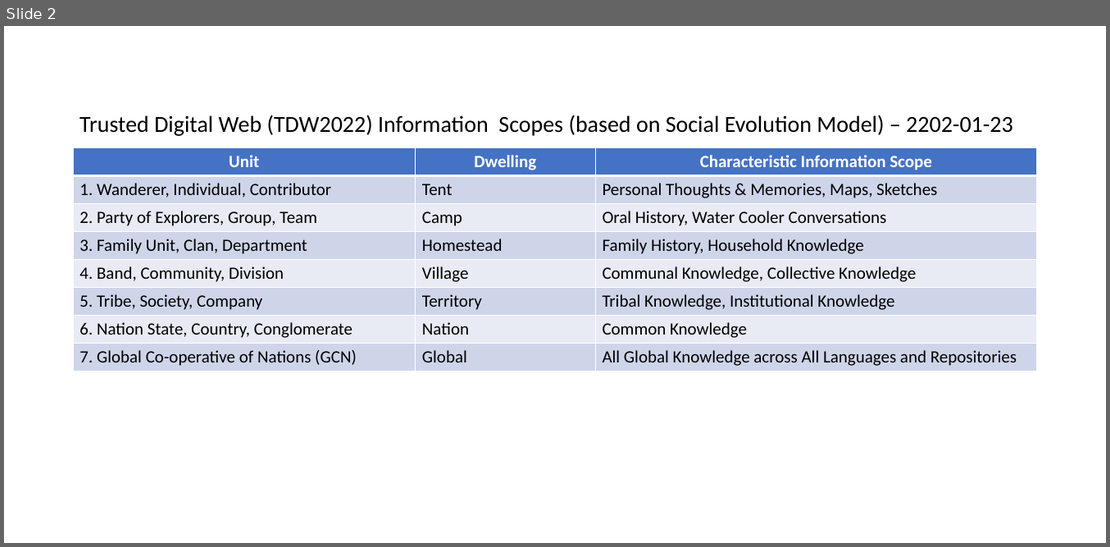
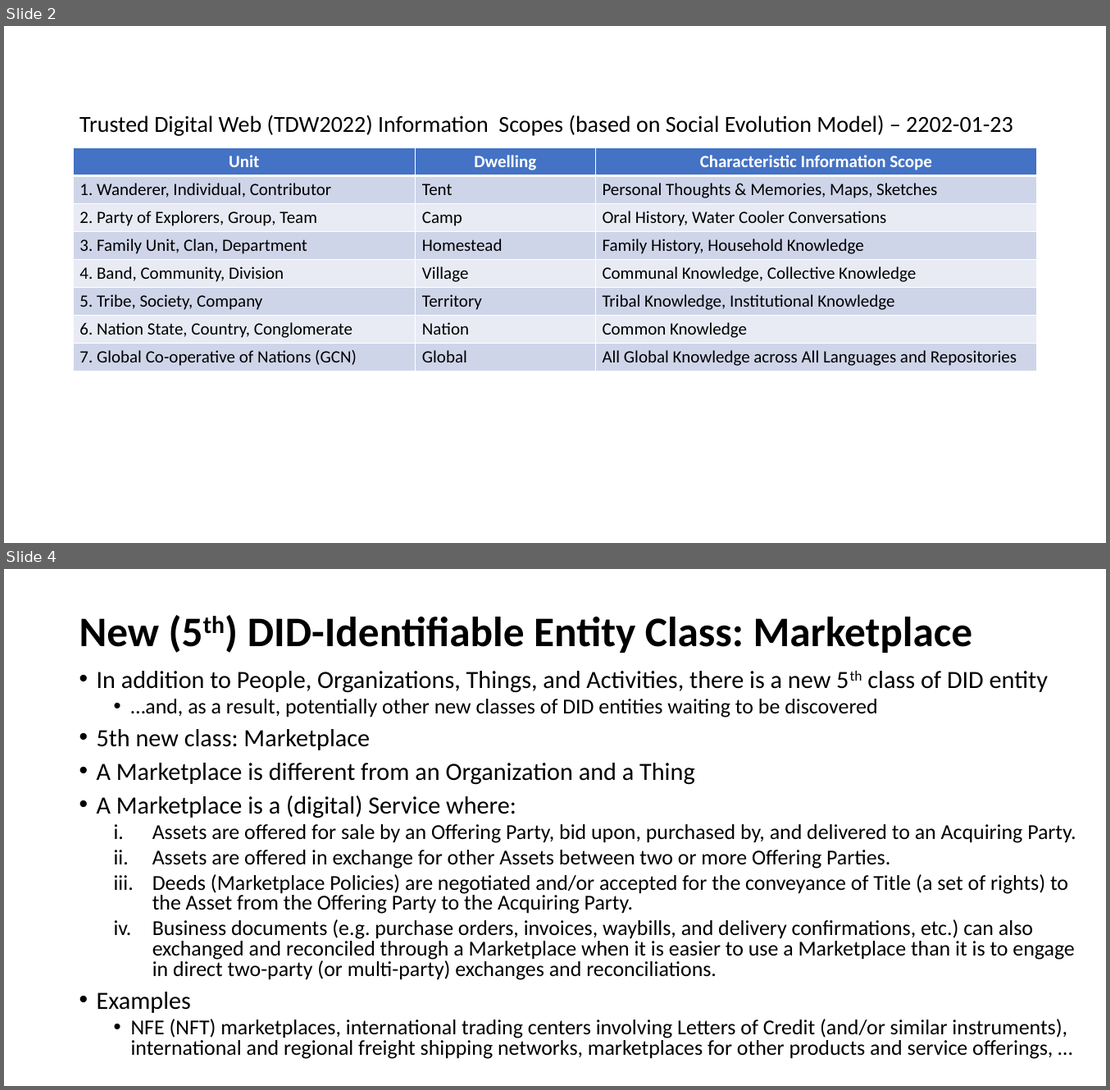
Before and after one commit to mwherman2000/TrustedDigitalWeb, a slide deck: specifications/diagrams/TDW2022-DID Method Namespaces 0.9.pptx. Shown one above the other, each under a label of ours: slide 2 before the commit, slides 2 and 4 after it; the slides between them are not shown. The pictures are 1110x547 and 1110x1090 pixels, drawn with LibreOffice and Linux fonts; fonts in the diff are those of the drawing. Boxes give left, top, right and bottom in pixels: in the first picture for what was removed or moved away, otherwise in the second. Text is boxed around its words. In the diff, an @@ line names an element or a change of style, - is before the commit and + after.

```diff
--- a/specifications/diagrams/TDW2022-DID Method Namespaces 0.9.pptx
+++ b/specifications/diagrams/TDW2022-DID Method Namespaces 0.9.pptx
@@ slide 4 added at [4,569,1106,1086], background #FFFFFF @@
@@ title added at [79,617,973,653], 44 pt, text #000000, bold @@
+New (5th) DID-Identifiable Entity Class: Marketplace
@@ text added at [97,671,1076,1059], 22.2 pt, text #000000 @@
+• In addition to People, Organizations, Things, and Activities, there is a new 5th class of DID entity
+  • …and, as a result, potentially other new classes of DID entities waiting to be discovered
+• 5th new class: Marketplace
+• A Marketplace is different from an Organization and a Thing
+• A Marketplace is a (digital) Service where:
+  i. Assets are offered for sale by an Offering Party, bid upon, purchased by, and delivered to an Acquiring Party.
+  ii. Assets are offered in exchange for other Assets between two or more Offering Parties.
+  iii. Deeds (Marketplace Policies) are negotiated and/or accepted for the conveyance of Title (a set of rights) to the Asset from the Offering Party to the Acquiring Party.
+  iv. Business documents (e.g. purchase orders, invoices, waybills, and delivery confirmations, etc.) can also exchanged and reconciled through a Marketplace when it is easier to use a Marketplace than it is to engage in direct two-party (or multi-party) exchanges and reconciliations.
+• Examples
+  • NFE (NFT) marketplaces, international trading centers involving Letters of Credit (and/or similar instruments), international and regional freight shipping networks, marketplaces for other products and service offerings, …
```
Also in this commit, not shown: 1 slide changed, 15 other files.
